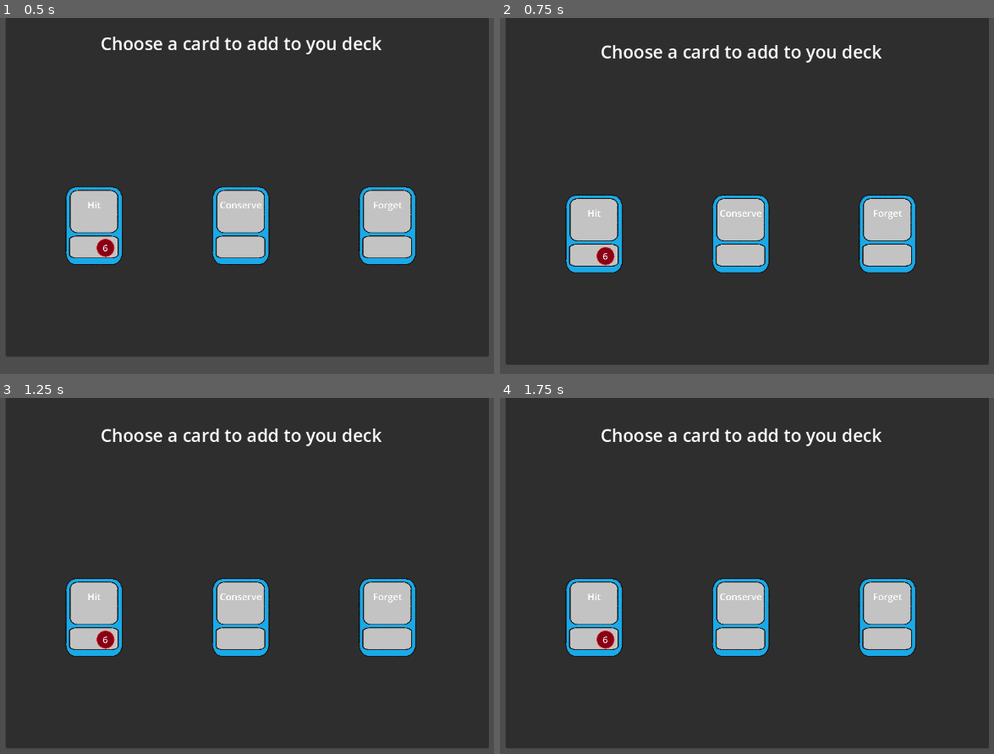
Above: before the commit, frames 1-4 (two rows, left to right).
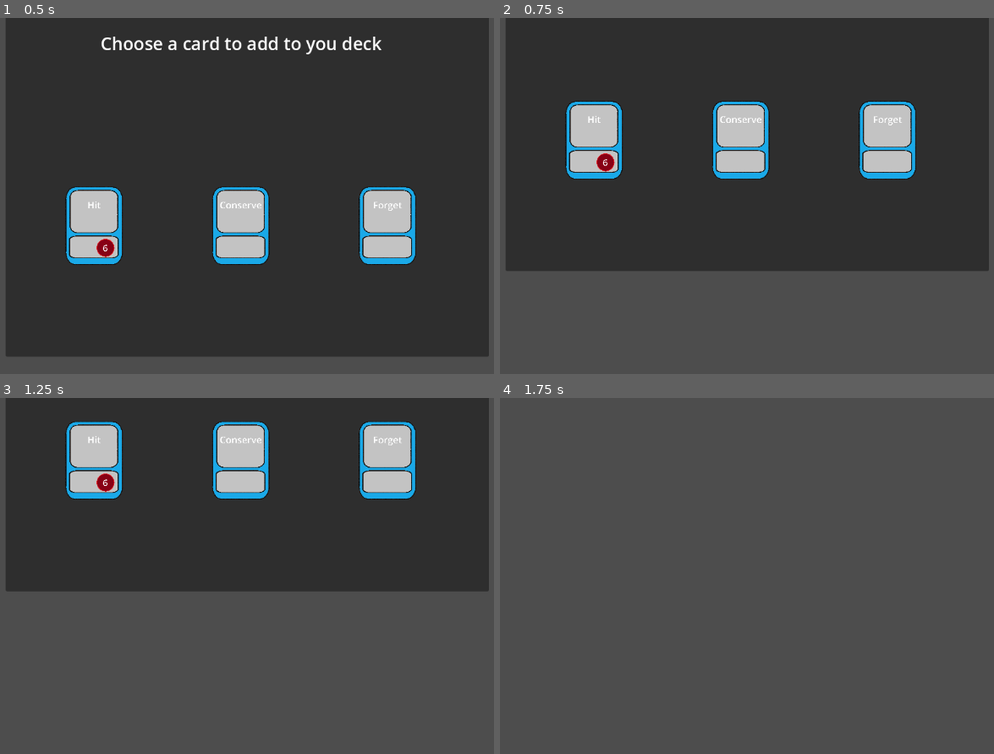
Above: after the commit, the same moments.

Repository: HartThomas/Roguelike-Ideas
Game: Godot game, scene res://victory.tscn
The game is run twice, just before and just after one commit, with the same random seed, the same clock (stepped at 60 frames per second) and the same inputs. This scene is started directly instead of the project's main scene.
Inputs (mouse positions are in pixels of both pictures, inside the frame that each line leads up to):
- Up to frame 1 (0.5 s): no input
- Up to frame 2 (0.75 s): drag from (593, 224) to (885, 224) at 0.52 s
- Up to frame 3 (1.25 s): no input
- Up to frame 4 (1.75 s): drag from (742, 618) to (707, 665) at 1.27 s

Frame 1 is identical in both runs. In frame 2, 40% of the frame differs, in the area x 1-99%, y 7-98%; in frame 3, 52%; in frame 4, 96%, in the area x 1-99%, y 0-99%.

Commit message:
Add background shader and end of battle flow

Diff:
--- a/BattleManager.gd
+++ b/BattleManager.gd
@@ -11,13 +11,15 @@
 
 @export var max_effort :int = 1
 @export var effort :int = 1
+
+var card_array : Array[String] = ['Hit', 'Hit', 'Hit', 'Conserve', 'Block', 'Block', 'Block', 'Forget']
+
 # Called when the node enters the scene tree for the first time.
 func _ready() -> void:
-	add_cards_to_deck(['Hit', 'Hit', 'Hit', 'Conserve', 'Block', 'Block', 'Block', 'Forget'])
+	form_new_deck()
+	add_cards_to_deck(card_array)
 
 func add_cards_to_deck(array: Array[String])-> void :
-	var new_battle_info = load("res://resources/battle_info.tres")
-	battleInfo = new_battle_info
 	for card in array:
 		var resource_path = "res://resources/%s.tres" % [card.to_lower()]
 		var new_card = load(resource_path)
@@ -25,6 +27,9 @@
 		battleInfo.add_card_to_deck(new_card)
 	battleInfo.shuffle_deck()
 
+func form_new_deck() -> void:
+	var new_battle_info = load("res://resources/battle_info.tres")
+	battleInfo = new_battle_info
 
 # Called every frame. 'delta' is the elapsed time since the previous frame.
 func _process(delta: float) -> void:
--- a/battle.gd
+++ b/battle.gd
@@ -140,6 +140,7 @@
 		new_card.position = new_card.card_info.position
 		new_card.position.y -= 20 * index
 		new_card.z_index = index + 1
+		new_card.end_of_battle_selecting = false
 		new_card.set_meta('target_position', Vector2(new_card.card_info.position.x, new_card.card_info.position.y - (20 * index)))
 		new_card.clicked.connect(_on_card_clicked)
 		new_card.released.connect(_on_card_released)
@@ -147,6 +148,7 @@
 		deck.append(new_card)
 		add_child(new_card)
 		index += 1
+	BattleManager.effort = BattleManager.max_effort
 	BattleManager.enemy_health = BattleManager.enemy_max_health
 	$Player/HealthBar.max_value = BattleManager.player_max_health
 	$Player/HealthBar.value  = BattleManager.player_health
--- a/canvas_layer.gd
+++ b/canvas_layer.gd
@@ -1,6 +1,9 @@
 extends CanvasLayer
 @onready var panel: Panel = $Panel
-
+signal card_picked
+signal finished
+var finishing :bool = false
+var target_position = Vector2(171,-24)
 
 # Called when the node enters the scene tree for the first time.
 func _ready() -> void:
@@ -16,12 +19,19 @@
 		new_card.position.x = 150 + (250 * index)
 		new_card.position.y = 400
 		new_card.scale = Vector2(2, 2)
+		new_card.add_to_deck.connect(add_card_to_deck)
+		new_card.end_of_battle_selecting = true
 		panel.add_child(new_card)
 		new_card.card_flip()
 		index += 1
 	panel.position = Vector2(171,-300)
 
+func _process(delta: float) -> void:
+	panel.position = panel.position.lerp(target_position, 5 * delta)
+	if panel.position.distance_to(target_position) < 1.0 and finishing:
+		finished.emit()
 
-# Called every frame. 'delta' is the elapsed time since the previous frame.
-func _process(delta: float) -> void:
-	panel.position = panel.position.lerp(Vector2(171,-24), 5 * delta)
+func add_card_to_deck(card) -> void:
+	finishing = true
+	BattleManager.add_cards_to_deck([card.card_info.card_name])
+	card_picked.emit()
--- a/card.gd
+++ b/card.gd
@@ -5,6 +5,7 @@
 @export var card_info : Resource
 signal clicked(input)
 signal released(input)
+signal add_to_deck(input)
 signal mouseEntered(input, entered)
 var in_hand : bool = true
 var in_deck : bool = true
@@ -12,6 +13,7 @@
 var face_up : bool = false
 var face_up_texture = load('res://art/card.png')
 var face_down_texture = load("res://art/card back.png")
+var end_of_battle_selecting: bool = false
 @onready var animation = $AnimationPlayer
 @onready var card: Area2D = $"."
 @onready var canvas_layer: Node2D = $BackBufferCopy/CanvasLayer
@@ -50,8 +52,12 @@
 func _on_input_event(viewport: Node, event: InputEvent, shape_idx: int) -> void:
 	if event is InputEventMouseButton and event.button_index == MOUSE_BUTTON_LEFT:
 		if event.pressed:
-			clicked.emit(self)
-			mouse_offset = get_global_mouse_position() - global_position
+			if end_of_battle_selecting:
+				add_to_deck.emit(self)
+			else:
+				clicked.emit(self)
+				mouse_offset = get_global_mouse_position() - global_position
+
 		else:
 			released.emit(self)
 			is_dragging = false
--- a/main.gd
+++ b/main.gd
@@ -26,14 +26,20 @@
 	end_battle_blur()
 	pause_scene(battle)
 	var new_scene = victory_scene.instantiate()
+	new_scene.card_picked.connect(card_picked)
 	add_child(new_scene)
 	#print(battle.get_children())
 	#for card in battle.get_children().filter(func(child): return child.get('card_info')):
 		#print(card)
 		#pause_scene(card)
-	#$Screen/Battle.end_battle()
-	#$Screen/Adventure.end_battle()
+
 
 func end_battle_blur() -> void:
 	var tween = get_tree().create_tween()
 	tween.tween_property(screen.get_material(), "shader_parameter/blur_power", 0.05, 1.0)
+
+func card_picked() -> void:
+	$Screen/Battle.end_battle()
+	$Screen/Adventure.end_battle()
+	var tween = get_tree().create_tween()
+	tween.tween_property(screen.get_material(), "shader_parameter/blur_power", 0.0, 1.0)
--- a/main.tscn
+++ b/main.tscn
@@ -1,22 +1,33 @@
-[gd_scene load_steps=9 format=3 uid="uid://85e2cixv0tag"]
+[gd_scene load_steps=11 format=3 uid="uid://85e2cixv0tag"]
 
 [ext_resource type="PackedScene" uid="uid://dfrdfyeyubmgf" path="res://adventure.tscn" id="1_ou14v"]
 [ext_resource type="Script" path="res://main.gd" id="1_xddkn"]
 [ext_resource type="PackedScene" uid="uid://ckdbow6m0qkrb" path="res://victory.tscn" id="2_6qd8h"]
 [ext_resource type="PackedScene" uid="uid://by1bi0miuud7i" path="res://battle.tscn" id="2_t22v1"]
 [ext_resource type="Shader" path="res://shaders/blur.gdshader" id="2_yq2fx"]
+[ext_resource type="Shader" path="res://shaders/plexus.gdshader" id="4_rwyqr"]
 
 [sub_resource type="FastNoiseLite" id="FastNoiseLite_cnfgj"]
 
 [sub_resource type="NoiseTexture2D" id="NoiseTexture2D_4oikn"]
 as_normal_map = true
-bump_strength = 16.7
+bump_strength = 9.5
 noise = SubResource("FastNoiseLite_cnfgj")
 
 [sub_resource type="ShaderMaterial" id="ShaderMaterial_moiev"]
 shader = ExtResource("2_yq2fx")
 shader_parameter/blur_power = 0.05
 shader_parameter/noise_texture = SubResource("NoiseTexture2D_4oikn")
+
+[sub_resource type="ShaderMaterial" id="ShaderMaterial_hcxlw"]
+shader = ExtResource("4_rwyqr")
+shader_parameter/resolution = Vector2(600, 400)
+shader_parameter/line_color = Color(0.1, 0.4, 0.2, 1)
+shader_parameter/octaves = 20
+shader_parameter/zoom_factor = 10.0
+shader_parameter/zoom_coef = 1.1
+shader_parameter/brightness = 10.0
+shader_parameter/rotation_angle = 0.5
 
 [node name="Main" type="Node2D"]
 script = ExtResource("1_xddkn")
@@ -26,6 +37,18 @@
 z_index = 10
 material = SubResource("ShaderMaterial_moiev")
 
+[node name="ColorRect" type="ColorRect" parent="Screen"]
+material = SubResource("ShaderMaterial_hcxlw")
+anchors_preset = 15
+anchor_right = 1.0
+anchor_bottom = 1.0
+offset_left = -1.0
+offset_right = 1151.0
+offset_bottom = 648.0
+grow_horizontal = 2
+grow_vertical = 2
+mouse_filter = 1
+
 [node name="Adventure" parent="Screen" instance=ExtResource("1_ou14v")]
 
 [node name="Battle" parent="Screen" instance=ExtResource("2_t22v1")]
--- /dev/null
+++ b/shaders/plexus.gdshader
@@ -0,0 +1,41 @@
+shader_type canvas_item;
+
+uniform vec2 resolution = vec2(600.0, 400.0);
+uniform vec3 line_color: source_color = vec3(0.1,0.4,0.2);
+uniform int octaves: hint_range(1, 50, 1) = 20;
+uniform float zoom_factor: hint_range(1.0, 100.0, 0.1) = 10.0;
+uniform float zoom_coef:hint_range(1.0, 5.0, 0.01) = 1.1;
+uniform float brightness:hint_range(1.0, 100.0, 0.1) = 10.0;
+uniform float rotation_angle: hint_range(0.0, 4.0, 0.01) = 0.5;
+
+mat2 rotate(float angle) {
+	float sa = sin(angle);
+	float ca = cos(angle);
+	return mat2(vec2(ca,sa), vec2(-sa, ca));
+}
+
+vec2 fractal(vec2 uv, float time) {
+	vec2 shift = vec2(0.0);
+	vec2 warped_uv = vec2(0.0);
+	vec2 fbm = vec2(0.0);
+	float zoom = zoom_factor;
+	mat2 rotation = rotate(rotation_angle);
+	for (int i =0; i< octaves; i++){
+		uv *= rotation;
+		shift *= rotation;
+		warped_uv = uv * zoom + float(i) + shift + time;
+		shift += sin(warped_uv);
+		fbm += cos(warped_uv) / zoom;
+		zoom *= zoom_coef;
+	}
+	return fbm;
+}
+
+void fragment() {
+	vec2 uv = UV - 0.5;
+	uv.x *= resolution.x / resolution.y;
+	float time = TIME;
+	vec2 fbm = fractal(uv, time);
+	vec3 color = brightness * line_color * pow(fbm.x +fbm.y + 0.001/length(fbm), 2.0);
+	COLOR = vec4(color, 1.0);
+}
--- a/victory.gd
+++ b/victory.gd
@@ -1,12 +1,18 @@
 extends Control
-
+signal card_picked
 
 # Called when the node enters the scene tree for the first time.
 func _ready() -> void:
-	self.position = Vector2(0,-1000)
-	self.position.lerp( Vector2(0,0), 5)
-
+	pass
 
 # Called every frame. 'delta' is the elapsed time since the previous frame.
 func _process(delta: float) -> void:
 	pass
+
+func _on_canvas_layer_card_picked() -> void:
+	$CanvasLayer.target_position = Vector2(171,-300)
+
+
+func _on_canvas_layer_finished() -> void:
+	card_picked.emit()
+	queue_free()
--- a/victory.tscn
+++ b/victory.tscn
@@ -18,11 +18,16 @@
 offset_top = -24.0
 offset_right = 995.0
 offset_bottom = 598.0
+mouse_filter = 1
 
 [node name="Label" type="Label" parent="CanvasLayer/Panel"]
+layout_mode = 0
 offset_left = 162.0
 offset_top = 66.0
 offset_right = 641.0
 offset_bottom = 108.0
 theme_override_font_sizes/font_size = 30
 text = "Choose a card to add to you deck"
+
+[connection signal="card_picked" from="CanvasLayer" to="." method="_on_canvas_layer_card_picked"]
+[connection signal="finished" from="CanvasLayer" to="." method="_on_canvas_layer_finished"]
